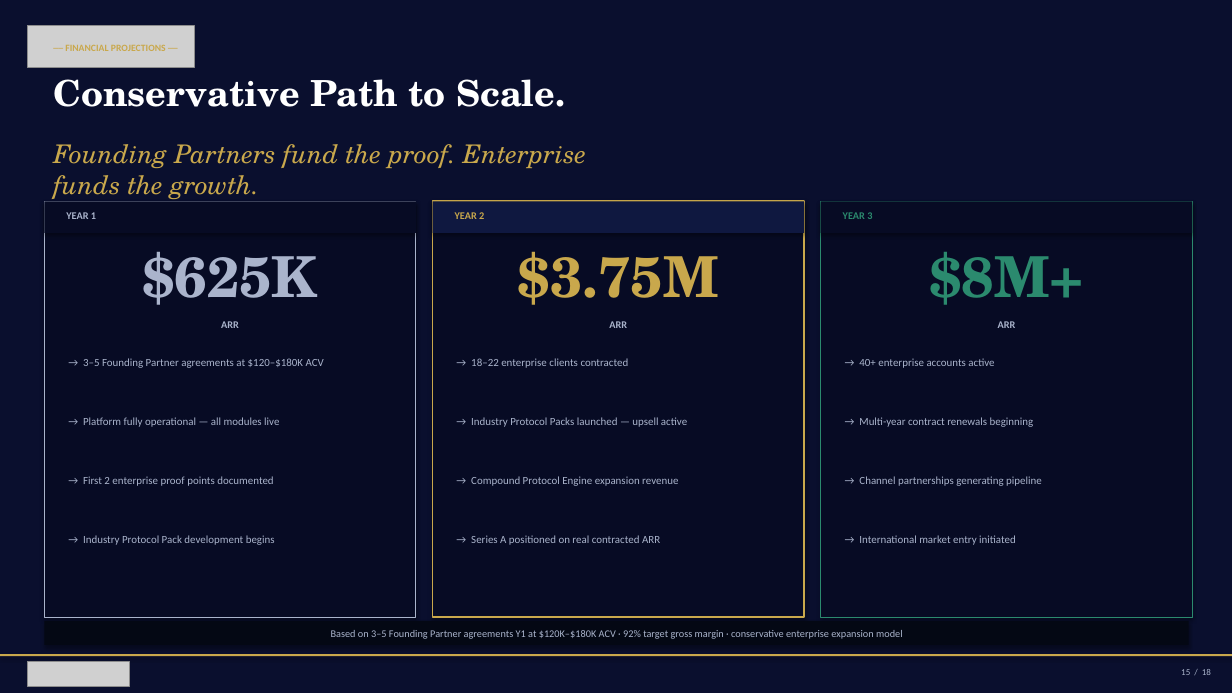
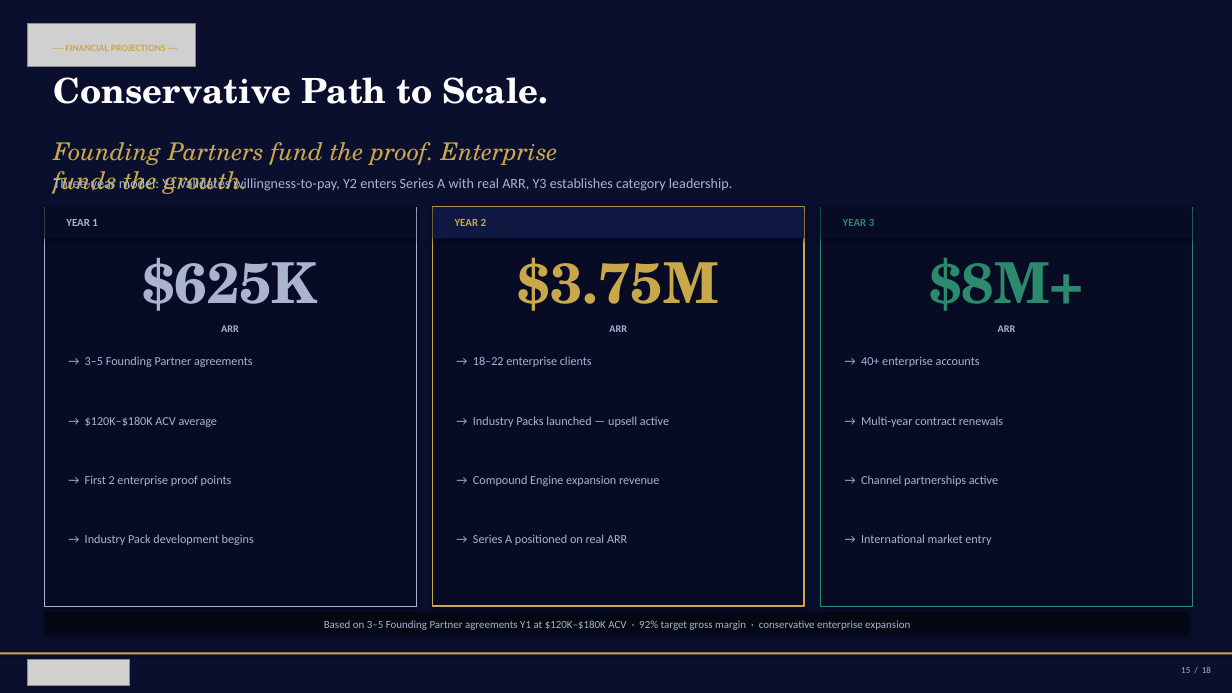
Before and after one commit to mbrunke18/CodePlatform1, a slide deck: slide 16 of attached_assets/VaughnMartin-Investor-Deck-v14-full.pptx. Drawn at 1232x693 pixels with LibreOffice and Linux fonts; fonts in the diff are those of the drawing; grey boxes stand for pictures; background and template pictures are left out; a plain dark background stands for a picture behind light text. Boxes give left, top, right and bottom in pixels: in the first picture for what was removed or moved away, otherwise in the second. Text is boxed around its words. In the diff, an @@ line names an element or a change of style, - is before the commit and + after.

```diff
--- a/attached_assets/VaughnMartin-Investor-Deck-v14-full.pptx
+++ b/attached_assets/VaughnMartin-Investor-Deck-v14-full.pptx
@@ text "Conservative Path to Scale." at bbox=[53, 77, 548, 104]: size 28 to 27 pt @@
@@ text "Founding Partners fund the proof. ..." at bbox=[53, 142, 558, 194]: size 20 to 19 pt @@
@@ text added at bbox=[53, 176, 732, 192], 11 pt, text #AAB4CC @@
+Three-year model: Y1 validates willingness-to-pay, Y2 enters Series A with real ARR, Y3 establishes category leadership.
@@ rectangle: place and size @@
-rectangle at bbox=[44, 201, 416, 617]
+rectangle at bbox=[44, 207, 416, 606]
@@ rectangle at bbox=[44, 207, 416, 606]: outline #AAB4CC 0.75 pt to #AAB4CC 0.5 pt @@
@@ rectangle: place and size @@
-rectangle at bbox=[433, 201, 804, 617]
+rectangle at bbox=[433, 207, 804, 606]
@@ rectangle at bbox=[433, 207, 804, 606]: outline #C9A84C 1.5 pt to #C9A84C 1 pt @@
@@ 6 texts, 3 rectangles: place and size @@
-6 texts, 3 rectangles at bbox=[44, 201, 1192, 328]
+6 texts, 3 rectangles at bbox=[44, 207, 1192, 332]
@@ rectangle: place and size @@
-rectangle at bbox=[821, 201, 1192, 617]
+rectangle at bbox=[821, 207, 1192, 606]
@@ rectangle at bbox=[821, 207, 1192, 606]: outline #2B8A6E 0.75 pt to #2B8A6E 0.5 pt @@
@@ size 8 to 8.5 pt in 3 elements at bbox=[66, 219, 98, 226], bbox=[455, 219, 487, 226], bbox=[843, 219, 875, 226] @@
@@ text at bbox=[85, 356, 253, 367]: text changed; size 8.5 to 9.5 pt @@
-→ 3–5 Founding Partner agreements at $120–$180K ACV
+→ 3–5 Founding Partner agreements
@@ text at bbox=[473, 356, 592, 367]: text changed; size 8.5 to 9.5 pt @@
-→ 18–22 enterprise clients contracted
+→ 18–22 enterprise clients
@@ text at bbox=[861, 356, 980, 367]: text changed; size 8.5 to 9.5 pt @@
-→ 40+ enterprise accounts active
+→ 40+ enterprise accounts
@@ text at bbox=[85, 416, 218, 427]: text changed; size 8.5 to 9.5 pt @@
-→ Platform fully operational — all modules live
+→ $120K–$180K ACV average
@@ text at bbox=[473, 416, 669, 427]: text changed; size 8.5 to 9.5 pt @@
-→ Industry Protocol Packs launched — upsell active
+→ Industry Packs launched — upsell active
@@ text at bbox=[861, 416, 1003, 427]: text changed; size 8.5 to 9.5 pt @@
-→ Multi-year contract renewals beginning
+→ Multi-year contract renewals
@@ text at bbox=[85, 475, 232, 486]: text changed; size 8.5 to 9.5 pt @@
-→ First 2 enterprise proof points documented
+→ First 2 enterprise proof points
@@ text at bbox=[473, 475, 659, 486]: text changed; size 8.5 to 9.5 pt @@
-→ Compound Protocol Engine expansion revenue
+→ Compound Engine expansion revenue
@@ text at bbox=[861, 475, 998, 486]: text changed; size 8.5 to 9.5 pt @@
-→ Channel partnerships generating pipeline
+→ Channel partnerships active
@@ text at bbox=[85, 534, 254, 545]: text changed; size 8.5 to 9.5 pt @@
-→ Industry Protocol Pack development begins
+→ Industry Pack development begins
@@ text at bbox=[473, 534, 627, 545]: text changed; size 8.5 to 9.5 pt @@
-→ Series A positioned on real contracted ARR
+→ Series A positioned on real ARR
@@ text at bbox=[861, 534, 991, 545]: text changed; size 8.5 to 9.5 pt @@
-→ International market entry initiated
+→ International market entry
@@ rectangle: place and size @@
-rectangle at bbox=[44, 621, 1189, 645]
+rectangle at bbox=[44, 612, 1189, 634]
@@ text at bbox=[324, 620, 910, 630]: text changed; size 8 to 8.5 pt @@
-Based on 3–5 Founding Partner agreements Y1 at $120K–$180K ACV · 92% target gross margin · conservative enterprise expansion model
+Based on 3–5 Founding Partner agreements Y1 at $120K–$180K ACV · 92% target gross margin · conservative enterprise expansion
```
Also in this commit, not shown: 18 other slides changed, 2 other files.
